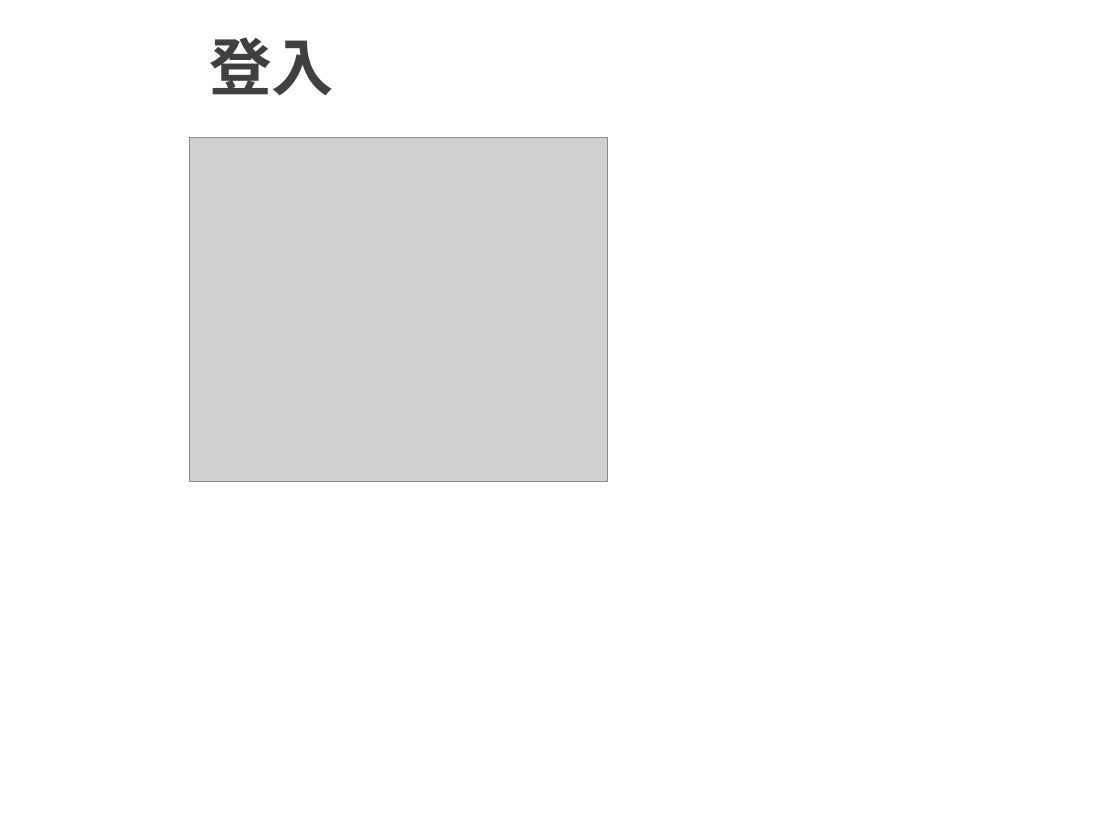
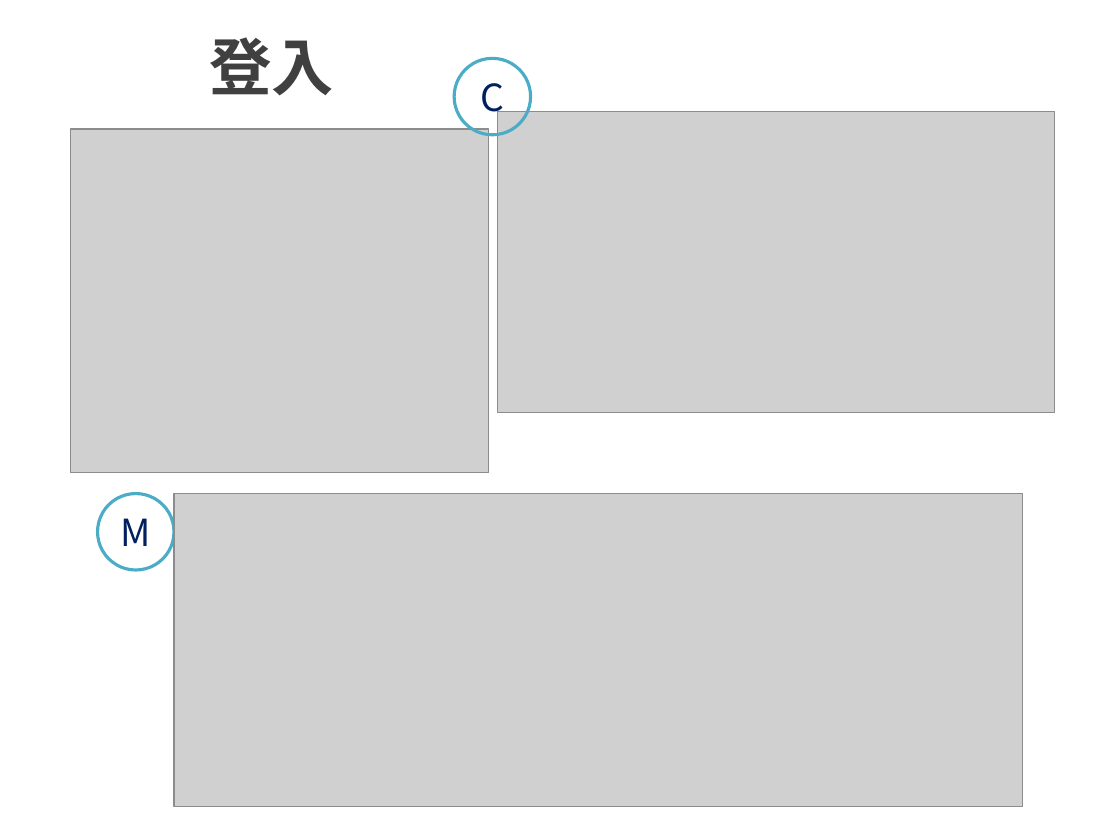
Before and after one commit to S1012775/MVCmyweb, a slide deck: slide 6 of Anny_ke.pptx (slide 5 before the commit). Drawn at 1120x840 pixels with LibreOffice and Linux fonts; fonts in the diff are those of the drawing; grey boxes stand for pictures; background and template pictures are left out. Boxes give left, top, right and bottom in pixels: in the first picture for what was removed or moved away, otherwise in the second. Text is boxed around its words. In the diff, an @@ line names an element or a change of style, - is before the commit and + after.

```diff
--- a/Anny_ke.pptx
+++ b/Anny_ke.pptx
@@ ellipse added at (x1=455, y1=58, x2=531, y2=134), outline #4BACC6 2 pt, 24 pt, text #002060 @@
+C
@@ picture added at (x1=497, y1=111, x2=1054, y2=412) @@
@@ picture moved from (x1=189, y1=138, x2=607, y2=482) to (x1=71, y1=129, x2=488, y2=473) @@
@@ ellipse added at (x1=97, y1=494, x2=174, y2=570), outline #4BACC6 2 pt, 24 pt, text #002060 @@
+M
@@ picture added at (x1=174, y1=494, x2=1021, y2=806) @@
```
Also in this commit, not shown: 1 other slide changed, 2 slides added.
